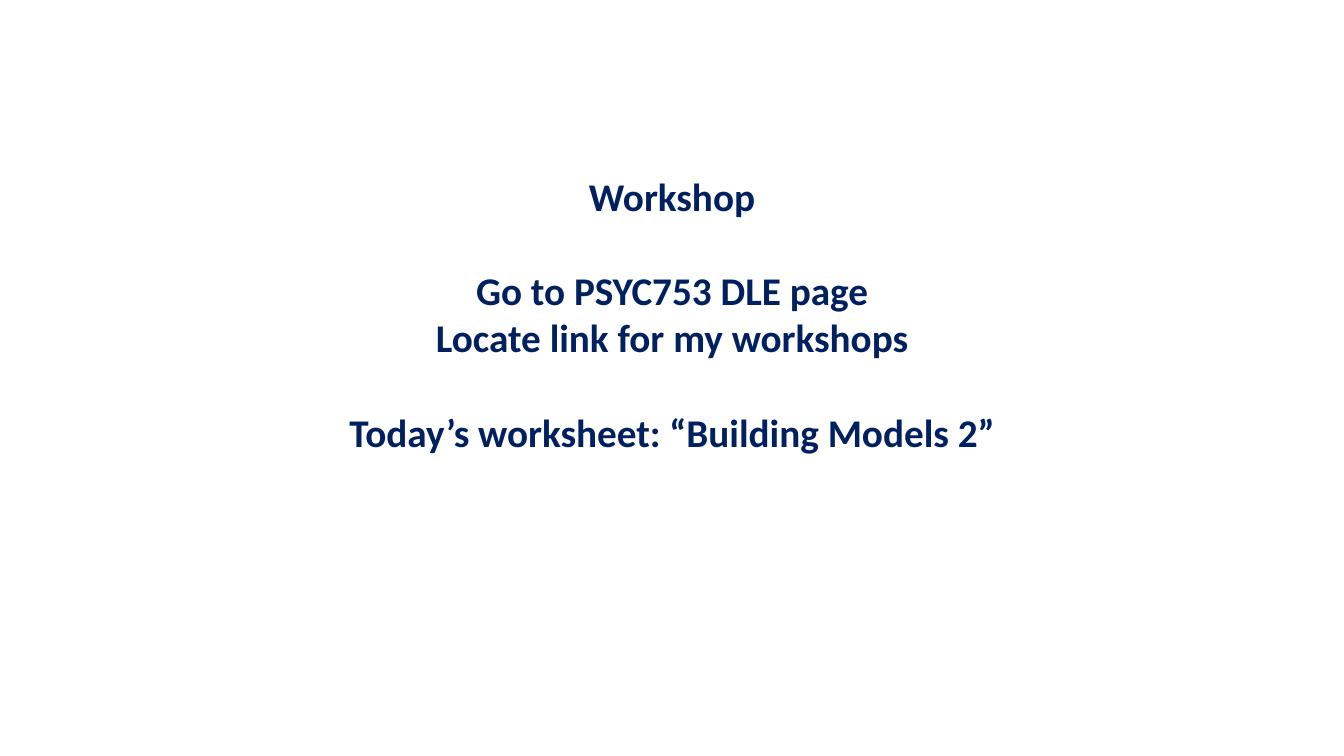
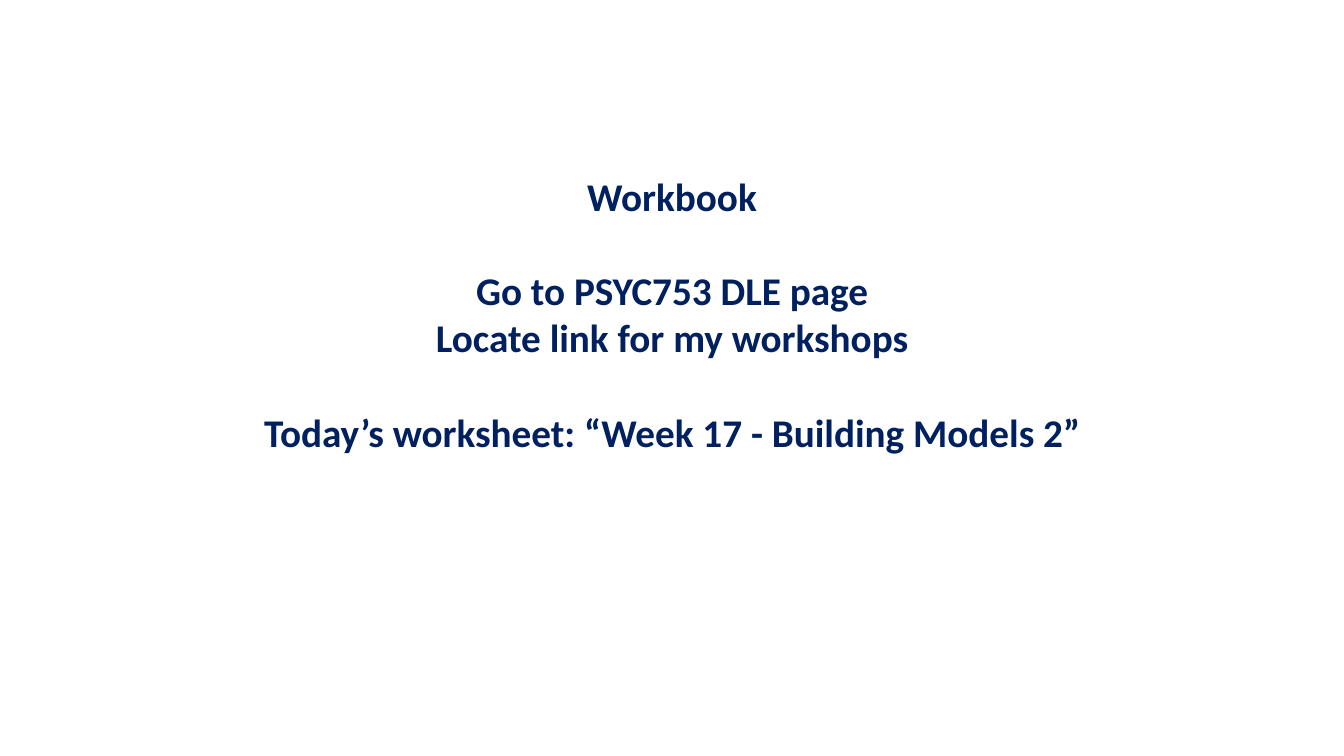
Before and after one commit to chrisjberry/datafluencyCB, a slide deck: slide 18 of docs/slides/PSYC753_Chris2.pptx. Drawn at 1344x756 pixels with LibreOffice and Linux fonts; fonts in the diff are those of the drawing. Boxes give left, top, right and bottom in pixels: in the first picture for what was removed or moved away, otherwise in the second. Text is boxed around its words. In the diff, an @@ line names an element or a change of style, - is before the commit and + after.

```diff
--- a/docs/slides/PSYC753_Chris2.pptx
+++ b/docs/slides/PSYC753_Chris2.pptx
@@ title at (264, 183, 1080, 454): text changed @@
-Workshop
-Go to PSYC753 DLE page
-Locate link for my workshops
-Today’s worksheet: “Building Models 2”
+Workbook
+Go to PSYC753 DLE page
+Locate link for my workshops
+Today’s worksheet: “Week 17 - Building Models 2”
```
Also in this commit, not shown: 10 other slides changed, 1 other file.
